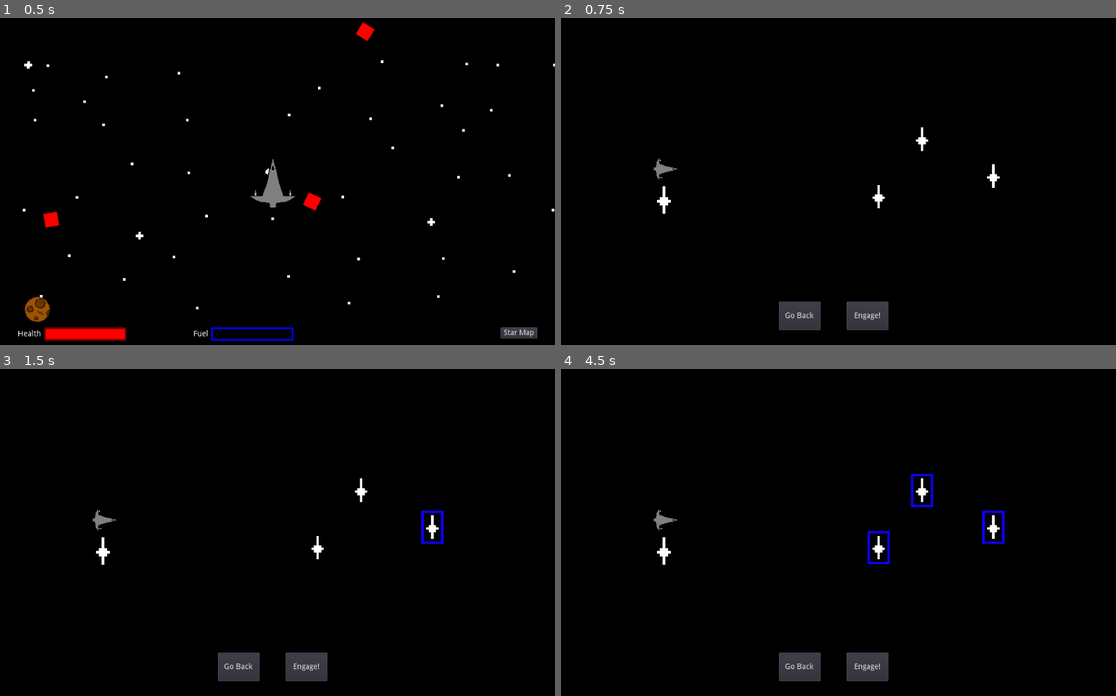
Above: before the commit, frames 1-4 (two rows, left to right).
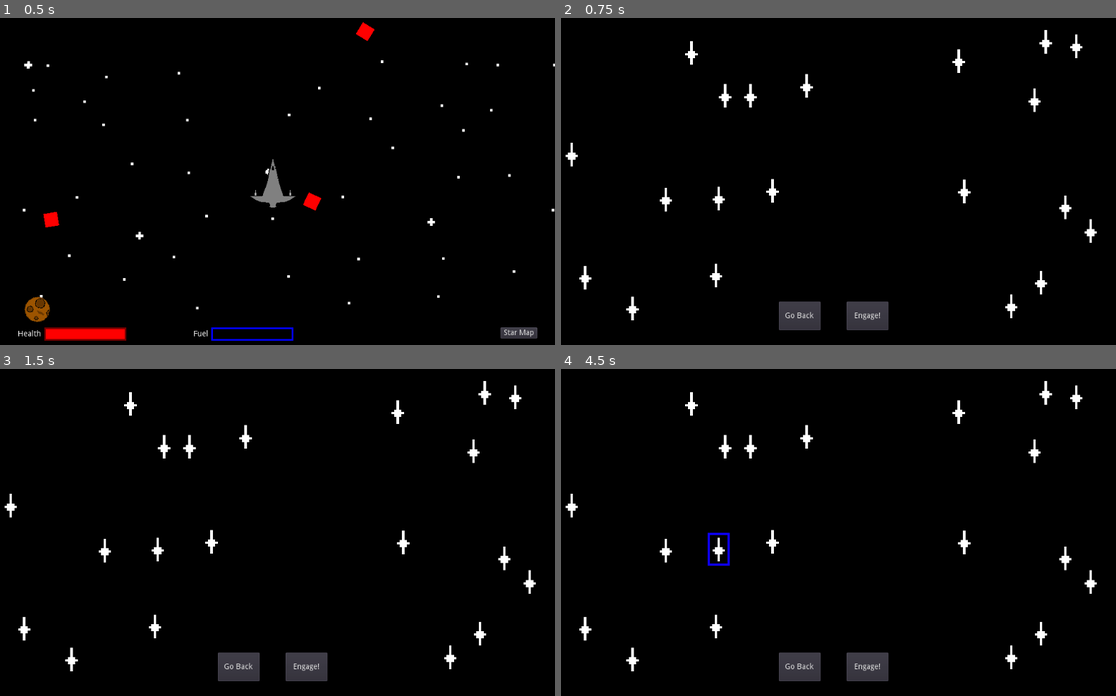
Above: after the commit, the same moments.

Repository: jlpatter/GodotSpaceShooter
Game: Godot game, scene res://src/Levels/Level1.tscn
The game is run twice, just before and just after one commit, with the same random seed, the same clock (stepped at 60 frames per second) and the same inputs. The project has no main scene, so this scene is started directly.
Inputs (mouse positions are in pixels of both pictures, inside the frame that each line leads up to):
- Up to frame 1 (0.5 s): no input
- Up to frame 2 (0.75 s): click "Star Map" at 0.5 s
- Up to frame 3 (1.5 s): click (432, 525) at 1.27 s
- Up to frame 4 (4.5 s): click (805, 437) at 2.02 s; click (921, 489) at 2.77 s; click (716, 548) at 3.52 s; click (877, 548) at 4.27 s

Frame 1 is identical in both runs. In frame 2, 1.6% of the frame differs, in the area x 0-97%, y 3-93%; in frame 3, 1.8%; in frame 4, 2.3%.

Commit message:
Made map more dynamic

Diff:
--- /dev/null
+++ b/src/Levels/DestinationMarker.gd
@@ -0,0 +1,20 @@
+extends TextureButton
+
+func inside_of(var ui_element):
+	var output = rect_position.x + rect_size.x >= ui_element.rect_position.x
+	output = output and rect_position.x <= ui_element.rect_position.x + ui_element.rect_size.x
+	output = output and rect_position.y + rect_size.y >= ui_element.rect_position.y
+	output = output and rect_position.y <= ui_element.rect_position.y + ui_element.rect_size.y
+	return output
+
+func inside_of_any(var ui_elements):
+	for ui_element in ui_elements:
+		if ui_element != self and inside_of(ui_element):
+			return true
+	return false
+
+func _on_DestinationMarker_toggled(button_pressed):
+	if button_pressed:
+		for c in get_parent().get_children():
+			if c != self and c.pressed:
+				c.pressed = false
--- /dev/null
+++ b/src/Levels/DestinationMarker.tscn
@@ -0,0 +1,19 @@
+[gd_scene load_steps=4 format=2]
+
+[ext_resource path="res://Assets/Star.png" type="Texture" id=1]
+[ext_resource path="res://Assets/StarSelected.png" type="Texture" id=2]
+[ext_resource path="res://src/Levels/DestinationMarker.gd" type="Script" id=3]
+
+[node name="DestinationMarker" type="TextureButton"]
+margin_right = 45.0
+margin_bottom = 86.0
+toggle_mode = true
+texture_normal = ExtResource( 1 )
+texture_pressed = ExtResource( 2 )
+expand = true
+script = ExtResource( 3 )
+__meta__ = {
+"_edit_use_anchors_": false
+}
+
+[connection signal="toggled" from="." to="." method="_on_DestinationMarker_toggled"]
--- a/src/Levels/Map.gd
+++ b/src/Levels/Map.gd
@@ -1,17 +1,35 @@
 extends Control
 
+onready var destination_marker_prefab = preload("res://src/Levels/DestinationMarker.tscn")
 
+func _ready():
+	for i in 20:
+		var dest_marker = destination_marker_prefab.instance()
+		$Destinations.add_child(dest_marker)
+		var x_loc = GlobalVariables.rng.randf() * (rect_size.x - dest_marker.rect_size.x)
+		var y_loc = GlobalVariables.rng.randf() * (rect_size.y - dest_marker.rect_size.y)
+		dest_marker.rect_position = Vector2(x_loc, y_loc)
+		while dest_marker.inside_of($UIRect) or dest_marker.inside_of_any($Destinations.get_children()):
+			x_loc = GlobalVariables.rng.randf() * (rect_size.x - dest_marker.rect_size.x)
+			y_loc = GlobalVariables.rng.randf() * (rect_size.y - dest_marker.rect_size.y)
+			dest_marker.rect_position = Vector2(x_loc, y_loc)
 
 func _on_EngageButton_pressed():
 	var pressed_destinations = []
 	for c in $Destinations.get_children():
 		if c.pressed:
 			pressed_destinations.append(c)
-	if pressed_destinations.size() != 1 or PlayerVariables.fuel < 20:
-		print("BLURG!")
-		# Display something about only selecting 1 or not having enough fuel.
+	if pressed_destinations.size() < 1:
+		$OutputLabel.text = "Please select a destination"
+		$OutputLabel.show()
+	elif pressed_destinations.size() > 1:
+		$OutputLabel.text = "Bruh. If you're seeing this then something is borked"
+		$OutputLabel.show()
+	elif PlayerVariables.fuel < 20:
+		$OutputLabel.text = "You do not have enough fuel to jump"
+		$OutputLabel.show()
 	else:
-		# Blah blah do something about loading properties of the selected destination
+		# TODO: Blah blah do something about loading properties of the selected destination
 		get_parent().get_parent().get_node("Player").decrease_fuel(20)
 		get_tree().change_scene("res://src/Levels/Level1.tscn")
 
--- a/src/Levels/Map.tscn
+++ b/src/Levels/Map.tscn
@@ -1,8 +1,5 @@
-[gd_scene load_steps=5 format=2]
+[gd_scene load_steps=2 format=2]
 
-[ext_resource path="res://Assets/Star.png" type="Texture" id=1]
-[ext_resource path="res://Assets/StarSelected.png" type="Texture" id=2]
-[ext_resource path="res://Assets/PlayerShip.png" type="Texture" id=3]
 [ext_resource path="res://src/Levels/Map.gd" type="Script" id=4]
 
 [node name="Map" type="Control"]
@@ -23,53 +20,15 @@
 
 [node name="Destinations" type="Node" parent="."]
 
-[node name="Destination" type="TextureButton" parent="Destinations"]
+[node name="UIRect" type="ReferenceRect" parent="."]
 anchor_left = 0.5
-anchor_top = 0.5
+anchor_top = 1.0
 anchor_right = 0.5
-anchor_bottom = 0.5
-margin_left = 265.0
-margin_top = -55.0
-margin_right = 310.0
-margin_bottom = 31.0
-toggle_mode = true
-texture_normal = ExtResource( 1 )
-texture_pressed = ExtResource( 2 )
-expand = true
-__meta__ = {
-"_edit_use_anchors_": false
-}
-
-[node name="Destination2" type="TextureButton" parent="Destinations"]
-anchor_left = 0.5
-anchor_top = 0.5
-anchor_right = 0.5
-anchor_bottom = 0.5
-margin_left = 134.686
-margin_top = -121.746
-margin_right = 179.686
-margin_bottom = -35.7462
-toggle_mode = true
-texture_normal = ExtResource( 1 )
-texture_pressed = ExtResource( 2 )
-expand = true
-__meta__ = {
-"_edit_use_anchors_": false
-}
-
-[node name="Destination3" type="TextureButton" parent="Destinations"]
-anchor_left = 0.5
-anchor_top = 0.5
-anchor_right = 0.5
-anchor_bottom = 0.5
-margin_left = 56.2858
-margin_top = -17.9188
-margin_right = 101.286
-margin_bottom = 68.0812
-toggle_mode = true
-texture_normal = ExtResource( 1 )
-texture_pressed = ExtResource( 2 )
-expand = true
+anchor_bottom = 1.0
+margin_left = -162.238
+margin_top = -144.941
+margin_right = 157.762
+margin_bottom = -11.9406
 __meta__ = {
 "_edit_use_anchors_": false
 }
@@ -102,16 +61,22 @@
 "_edit_use_anchors_": false
 }
 
-[node name="PlayerShip" type="Sprite" parent="."]
-position = Vector2( 204.022, 274.708 )
-rotation = 1.5708
-scale = Vector2( 0.5, 0.5 )
-texture = ExtResource( 3 )
-
-[node name="Star" type="Sprite" parent="."]
-position = Vector2( 200.843, 331.389 )
-scale = Vector2( 5, 5 )
-texture = ExtResource( 1 )
+[node name="OutputLabel" type="Label" parent="."]
+visible = false
+anchor_left = 0.5
+anchor_top = 1.0
+anchor_right = 0.5
+anchor_bottom = 1.0
+margin_left = -208.076
+margin_top = -130.059
+margin_right = 208.924
+margin_bottom = -97.0594
+text = "Bruh Moment"
+align = 1
+valign = 1
+__meta__ = {
+"_edit_use_anchors_": false
+}
 
 [connection signal="pressed" from="EngageButton" to="." method="_on_EngageButton_pressed"]
 [connection signal="pressed" from="GoBackButton" to="." method="_on_GoBackButton_pressed"]
